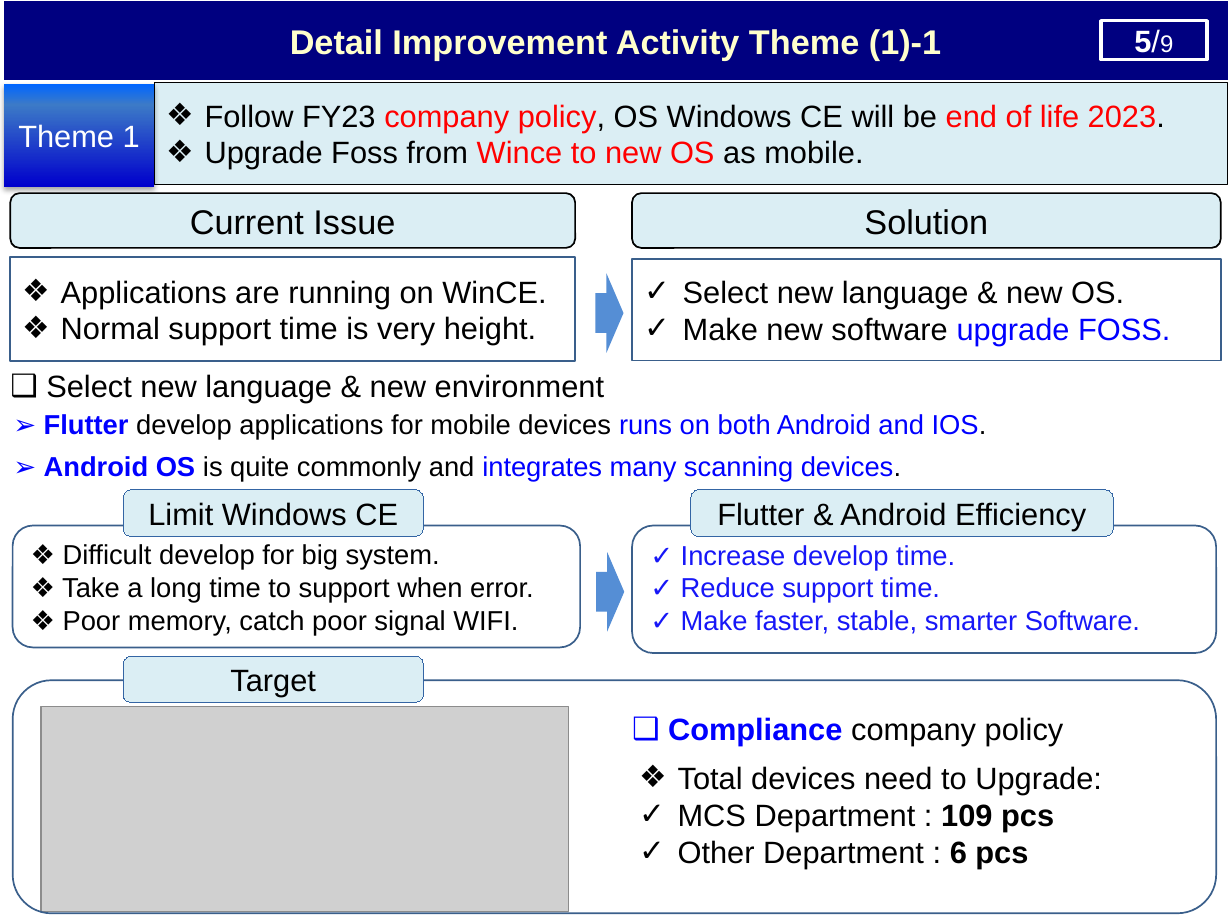
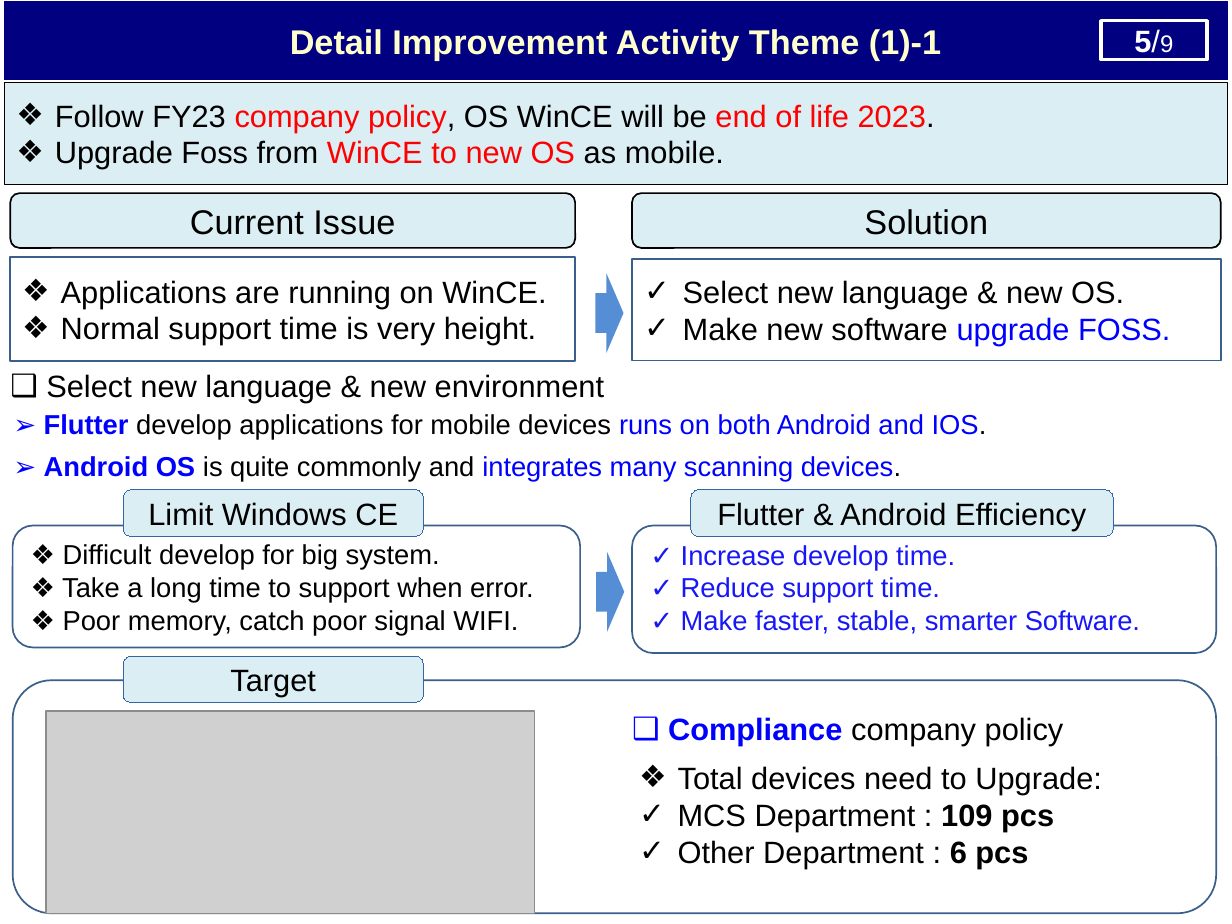
Before and after one commit to thietbicongnghevietnam/ReportPSNV, a slide deck: slide 6 of Report_Nguyen Nhu Minh_V5.pptx. Drawn at 1232x924 pixels with LibreOffice and Linux fonts; fonts in the diff are those of the drawing; grey boxes stand for pictures. Boxes give left, top, right and bottom in pixels: in the first picture for what was removed or moved away, otherwise in the second. Text is boxed around its words. In the diff, an @@ line names an element or a change of style, - is before the commit and + after.

```diff
--- a/Report_Nguyen Nhu Minh_V5.pptx
+++ b/Report_Nguyen Nhu Minh_V5.pptx
@@ rectangle "Follow FY23 company policy, OS ...": place and size @@
-rectangle "Follow FY23 company policy, OS ..." at <box>154,83,1227,185</box>
+rectangle "Follow FY23 company policy, OS ..." at <box>4,83,1227,185</box>
@@ rectangle removed at <box>4,84,154,186</box> @@
-Theme 1
@@ text in rectangle at <box>55,104,935,169</box>: text changed @@
-❖ Follow FY23 company policy, OS Windows CE will be end of life 2023.
-❖ Upgrade Foss from Wince to new OS as mobile.
+❖ Follow FY23 company policy, OS WinCE will be end of life 2023.
+❖ Upgrade Foss from WinCE to new OS as mobile.
@@ picture: place and size @@
-picture at <box>41,706,568,910</box>
+picture at <box>46,711,533,913</box>
```
Also in this commit, not shown: 5 other slides changed, 3 other files.
